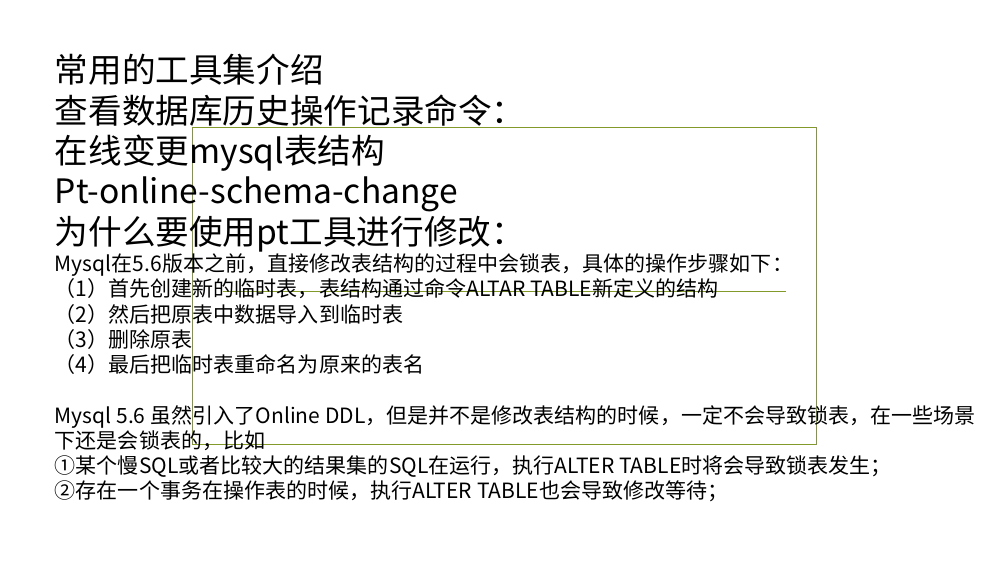
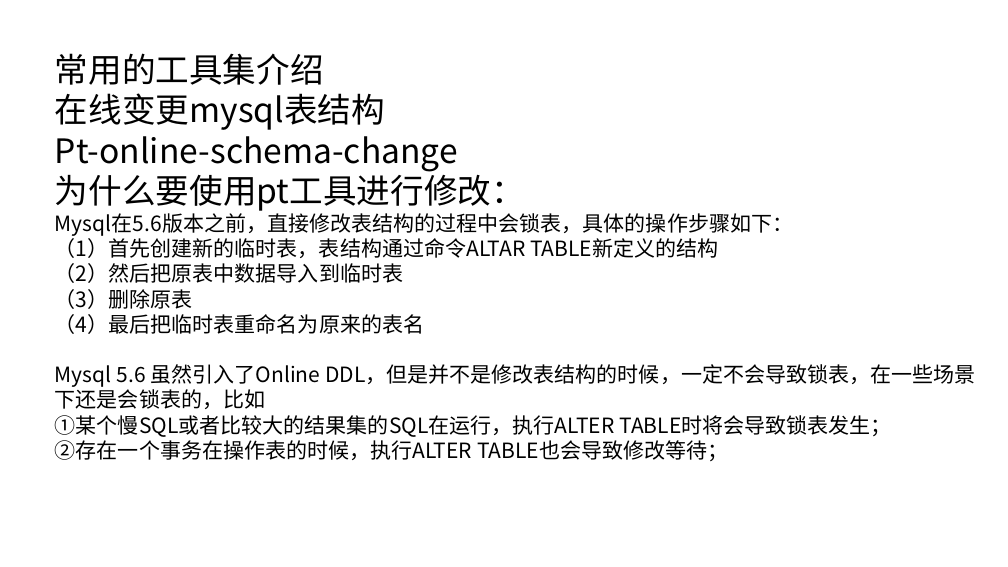
Before and after one commit to ronghuaihai/sharefiles, a slide deck: slide 32 of 数据库演示.pptx (slide 22 before the commit). Drawn at 1008x567 pixels with LibreOffice and Linux fonts; fonts in the diff are those of the drawing; background and template pictures are left out. Boxes give left, top, right and bottom in pixels: in the first picture for what was removed or moved away, otherwise in the second. Text is boxed around its words. In the diff, an @@ line names an element or a change of style, - is before the commit and + after.

```diff
--- a/数据库演示.pptx
+++ b/数据库演示.pptx
@@ text at bbox=[55, 94, 526, 132]: paragraph removed @@
-查看数据库历史操作记录命令：
@@ rectangle removed at bbox=[193, 128, 817, 445] @@
@@ line removed from (222, 291) to (786, 291) @@
```
Also in this commit, not shown: 33 other slides changed, 17 slides added, 1 slide removed, 57 other files.
